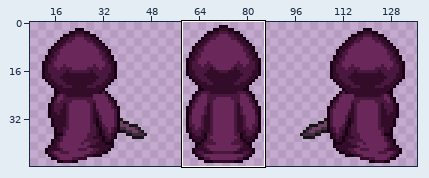
Sprite sheet -- ManagedDxlGame2023f/ManagedDxlGame/graphics/Npc/enemy_1_up.png. Above: a wide view before the commit, with the close-up outlined.
Close-up. Before the edit:
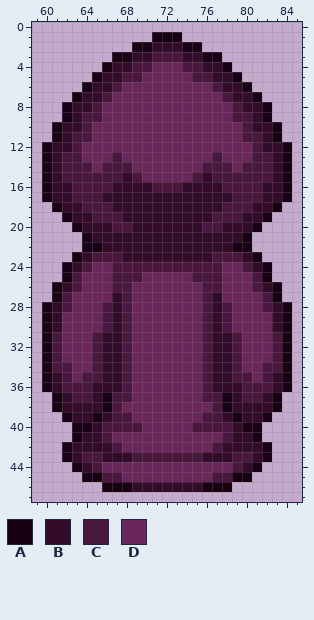
The file is 144x48 pixels. Pixels under 10% opacity are left out. Colours within 5 levels of each other are drawn and written as one. Shown: x 59..85, y 0..47. The wide view leaves out empty margins. The commit also changed other parts of the picture, which this record leaves out.
Palette (. is transparent): A #1a0014  B #320c29  C #4a173f  D #69275a
Pixels before, first column x 60:
 1 ...........AAA...........
 2 .........AABBBAA.........
 3 .......AABBCCCBBAA.......
 4 ......ABBCCDDDCCBBA......
 5 .....ABBCCDDDDDCCBBA.....
 6 ....ABBCDDDDDDDDDCBBA....
 7 ...ABBCDDDDDDDDDDDCBBA...
 8 ..ABBCDDDDDDDDDDDDDCBBA..
 9 ..ABCCDDDDDDDDDDDDDCCBA..
10 .ABBCDDDDDDDDDDDDDDDCBBA.
11 .ABCCDDDDDDDDDDDDDDDCCBA.
12 ABBCDDDDDDDDDDDDDDDDDCBBA
13 ABCCDDDCDDDDDDDDDCDDDCCBA
14 ABCCCDCCCDDDDDDDCCCDCCCBA
15 ABCCCCCCBCDDDDDCBCCCCCCBA
16 ABBCCCCBBBBCCCBBBBCCCCBBA
17 ABBCCCBBBBBBBBBBBBBCCCBBA
18 .ABBCCCBBBBBBBBBBBCCCBBA.
19 ..ABBCCCBBBBBBBBBCCCBBA..
20 ...ABBBCCBBBBBBBCCBBBA...
21 ....ABBBBBBBBBBBBBBBA....
22 ....AABBBBBBBBBBBBBAA....
23 ...ABCCCBBBBBBBBBCCCBA...
24 ..ABCDDCCCCCCCCCCCDDCBA..
25 ..ACDDDCCCDDDDDCCCDDDCA..
26 .ABCDDDCCDDDDDDDCCDDDCBA.
27 .ACDDDDBCDDDDDDDCBDDDDCA.
28 ABCDDDCBCDDDDDDDCBCDDDCBA
29 ABDDDDCBCDDDDDDDCBCDDDDBA
30 ABDDDDCBCDDDDDDDCBCDDDDBA
31 ACDDDCBBCDDDDDDDCBBCDDDCA
32 ACDDDCBBCDDDDDDDCBBCDDDCA
33 ACDDDCBBCDDDDDDDCBBCDDDCA
34 ACCDDCBBCDDDDDDDCBBCDDCCA
35 ABCDCCBBCDDDDDDDCBBCCDCBA
36 ABCCCBBBCDDDDDDDCBBBCCCBA
37 .ABCCBACCDDDDDDDCCABCCBA.
38 .ABBBBACDDDDDDDDDCABBBBA.
39 ..ABBABCCDDDDDDDCCBABBA..
40 ...AABCCCCDDDDDCCCCBAA...
41 ...ABBCDDDDDDDDDDDCBBA...
42 ..ABBBBCDDDDDDDDDCBBBBA..
43 ..ABCCBBBCCCCCCCBBBCCBA..
44 ...ABCDDDDDDDDDDDDDCBA...
45 ....AACCDDDDDDDDDCCAA....
46 ......AAABBBBBBBAAA......
And afterwards:
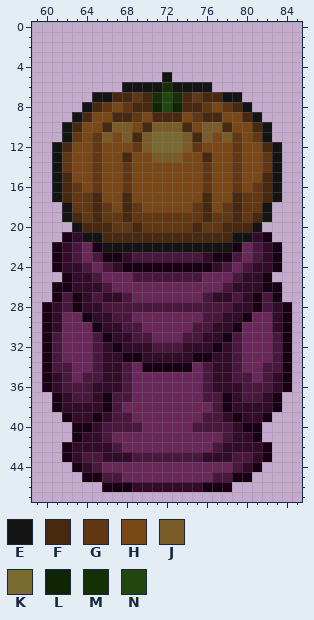
Colours new in this view: E #151414  F #48280f  G #613813  H #7a4816  J #795c27  K #796b32  L #0f2504  M #133105  N #21470f
Difference:
Changed rows in their new state; - is an unchanged pixel.
first column x 60:
 1 -----------...-----------
 2 ---------.......---------
 3 -------...........-------
 4 ------.............------
 5 -----.......E.......-----
 6 ----....EEEEMEEEE....----
 7 ---..EEFFGFMNMFGFFEE..---
 8 --..EFGHGFFLNLFFGHGFE..--
 9 --.EFHHFFGHFFFHGFFHHFE.--
10 -.EFHHFJJHFJJJFHJJFHHFE.-
11 -.EGHGJHJFJKKKJFJHJGHGE.-
12 .EFHHGHHHGJKKKJGHHHGHHFE.
13 .EGHHGHHFHHJJJHHFHHGHHGE.
14 .EGHHGHHGHHHHHHHGHHGHHGE.
15 .EFHHGHHGHHHHHHHGHHGHHFE.
16 .EFGHGHHGHHHHHHHGHHGHGFE.
17 .EFGGFHHFHHHHHHHFHHFGGFE.
18 -.EGGFGHFGHHHHHGFHGFGGE.-
19 --EFGFGGFGGGGGGGFGGFGFE--
20 ---EFFFGGFGGGGGFGGFFFE---
21 --ABEEFFFFFFFFFFFFFEEBA--
22 -ABCD-EEEEEEEEEEEEE-DCBA-
23 -ABCD-AA-CCCCCCC-AA-DCBA-
24 -AB---CBAAAAAAAAABC---BA-
25 ---BBC-DD-CCCCC-DD-CBB---
26 --ABBBCDD-------DDCBBBA--
27 ---ABCB-----------BCBA---
28 ---ABB-C-CCCCCCC-C-BBA---
29 ----ABBC---------CBBA----
30 -----AB--C-----C--BA-----
31 ------A-BCC---CCB-A------
32 -------ABBBCCCBBBA-------
33 --------AABBBBBAA--------
34 ----------AAAAA----------
